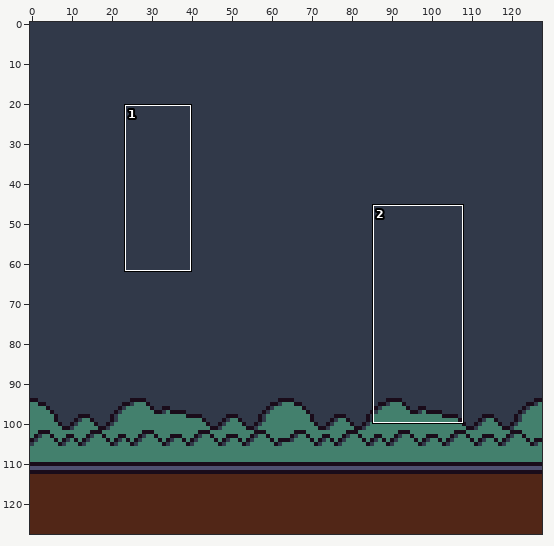
File history of a pixel-art file, assets/aseprite/background_2.aseprite. The first picture is a wide view before the edit; the outline marks the close-up.
Close-up. Old version:
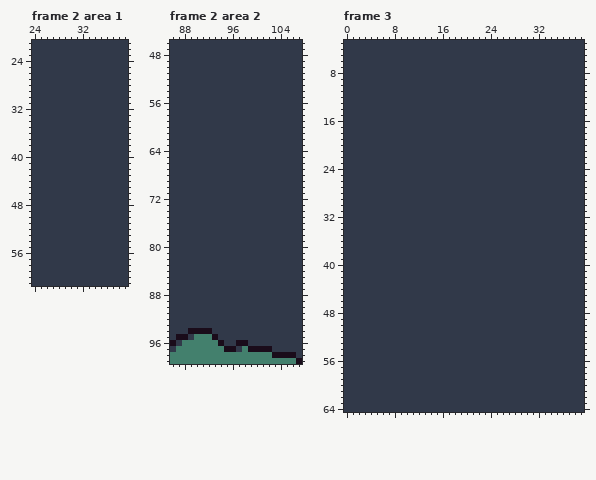
128x128 pixels, 4 frames. Shown: frame 2 area 1: x 24..39, y 21..61; frame 2 area 2: x 86..107, y 46..99; frame 3: x 0..39, y 3..64. The commit also changed other frames or places, which this record leaves out.
After:
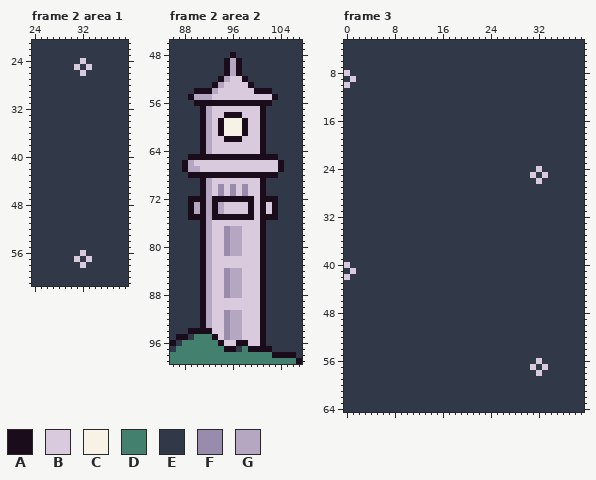
Palette (. is transparent): A #1a0c1a  B #d9cadd  C #f6f2e6  D #43806d  E #313949  F #988bab  G #b5a6c1
From old to new:
Frame 2 area 1, layer "Stars":
y 24: x 32 E -> B
y 25: x 31 E -> B; x 33 E -> B
y 26: x 32 E -> B
y 56: x 32 E -> B
y 57: x 31 E -> B; x 33 E -> B
y 58: x 32 E -> B
Frame 2 area 2, layer "Campanil":
y 48: x 96 E -> A
y 49..51: x 95..97 EEE -> AGA
y 52: x 94..98 EEEEE -> AGBBA
y 53: x 93..99 EEEEEEE -> AGBBBBA
y 54: x 90..102 EEEEEEEEEEEEE -> AAAGBBBBBBAAA
y 55: x 89..103 EEEEEEEEEEEEEEE -> AGGGBBBBBBBBBBA
y 56: x 90..102 EEEEEEEEEEEEE -> AAAAAAAAAAAAA
y 57: x 91..101 EEEEEEEEEEE -> AGBBBBBBBBA
y 58: x 91..101 EEEEEEEEEEE -> AGBBAAABBBA
y 59..61: x 91..101 EEEEEEEEEEE -> AGBACCCABBA
y 62: x 91..101 EEEEEEEEEEE -> AGBBAAABBBA
y 63..64: x 91..101 EEEEEEEEEEE -> AGBBBBBBBBA
y 65: x 89..103 EEEEEEEEEEEEEEE -> AAAAAAAAAAAAAAA
y 66: x 88..104 EEEEEEEEEEEEEEEEE -> AGBBBBBBBBBBBBBBA
y 67: x 88..104 EEEEEEEEEEEEEEEEE -> AGGBBBBBBBBBBBBBA
y 68: x 89..103 EEEEEEEEEEEEEEE -> AAAAAAAAAAAAAAA
y 69: x 91..101 EEEEEEEEEEE -> AGBBBBBBBBA
y 70..71: x 91..101 EEEEEEEEEEE -> AGBFBFBFBBA
y 72: x 89..103 EEEEEEEEEEEEEEE -> AAAGAAAAAAABAAA
y 73..74: x 89..103 EEEEEEEEEEEEEEE -> AGAGAGBBBBABABA
y 75: x 89..103 EEEEEEEEEEEEEEE -> AAAGAAAAAAABAAA
y 76: x 91..101 EEEEEEEEEEE -> AGBBBBBBBBA
y 77..81: x 91..101 EEEEEEEEEEE -> AGBBFGGBBBA
y 82..83: x 91..101 EEEEEEEEEEE -> AGBBBBBBBBA
y 84..88: x 91..101 EEEEEEEEEEE -> AGBBFGGBBBA
y 89..90: x 91..101 EEEEEEEEEEE -> AGBBBBBBBBA
y 91..93: x 91..101 EEEEEEEEEEE -> AGBBFGGBBBA
y 94: x 93..101 EEEEEEEEE -> BBFGGBBBA
y 95: x 94..101 EEEEEEEE -> BFGGBBBA
y 96: x 95..96 EE -> BB; x 99..101 EEE -> BBA
Frame 3, layer "Stars":
y 8: x 0 E -> B
y 9: x 1 E -> B
y 10: x 0 E -> B
y 24: x 32 E -> B
y 25: x 31 E -> B; x 33 E -> B
y 26: x 32 E -> B
y 40: x 0 E -> B
y 41: x 1 E -> B
y 42: x 0 E -> B
y 56: x 32 E -> B
y 57: x 31 E -> B; x 33 E -> B
y 58: x 32 E -> B
Boxes around the changes in both close-ups, in picture pixels (x1, y1, x2, y2):
changed: (74, 58, 92, 76)
changed: (74, 250, 92, 268)
changed: (182, 52, 284, 346)
changed: (344, 70, 356, 88)
changed: (530, 166, 548, 184)
changed: (344, 262, 356, 280)
changed: (530, 358, 548, 376)
